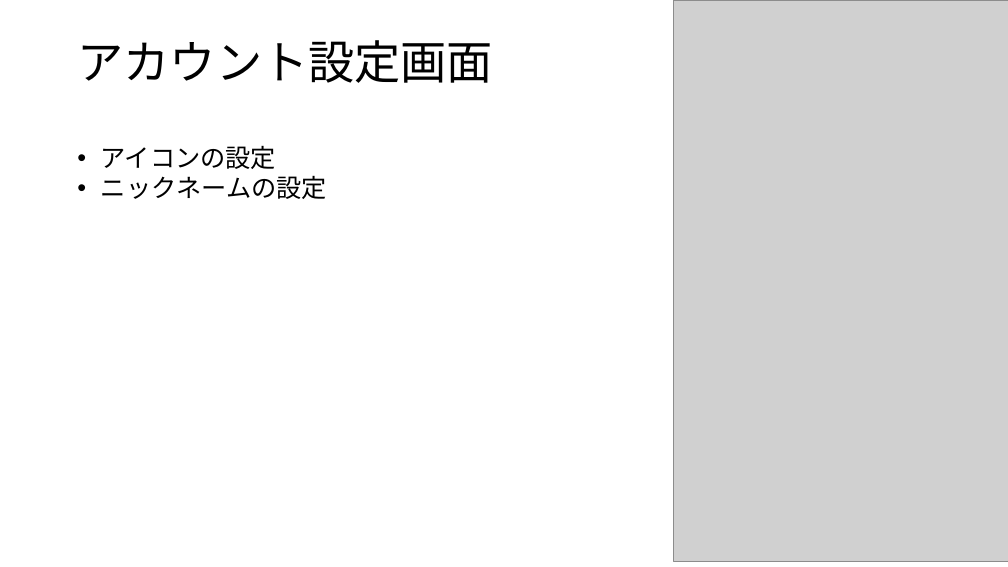
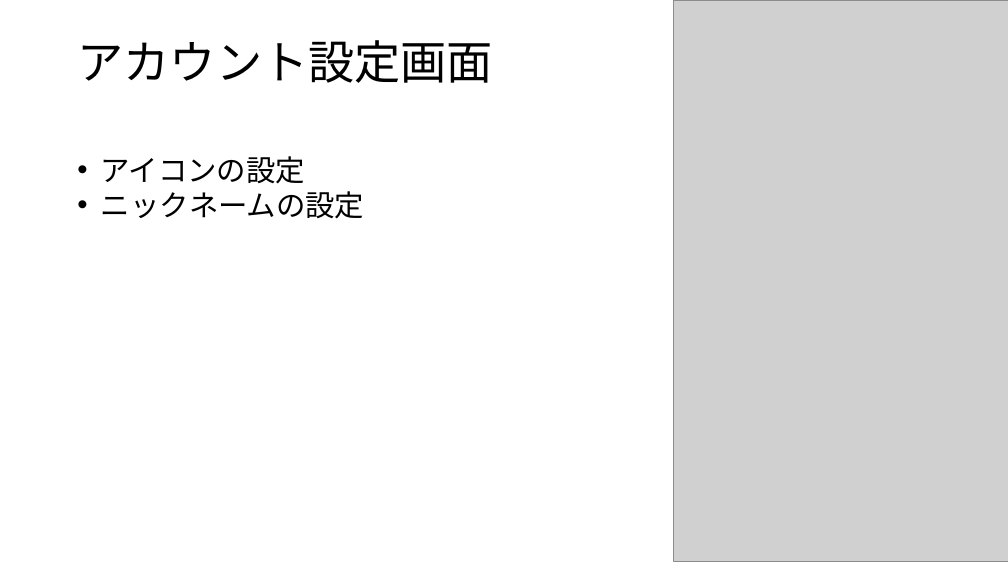
Before and after one commit to jack-app/jackhack2018_F, a slide deck: slide 4 of htmlcss/pptx/teamF.pptx. Drawn at 1008x567 pixels with LibreOffice and Linux fonts; fonts in the diff are those of the drawing; grey boxes stand for pictures. Boxes give left, top, right and bottom in pixels: in the first picture for what was removed or moved away, otherwise in the second. Text is boxed around its words. In the diff, an @@ line names an element or a change of style, - is before the commit and + after.

Commit message:
パワポでグループ画面の画像を更新

```diff
--- a/htmlcss/pptx/teamF.pptx
+++ b/htmlcss/pptx/teamF.pptx
@@ text "アイコンの設定": place and size @@
-text "アイコンの設定" at [101, 145, 327, 199]
+text "アイコンの設定" at [101, 156, 364, 219]
@@ text "アイコンの設定" at [101, 156, 364, 219]: size 24 to 28 pt @@
```
Also in this commit, not shown: 6 other slides changed.
